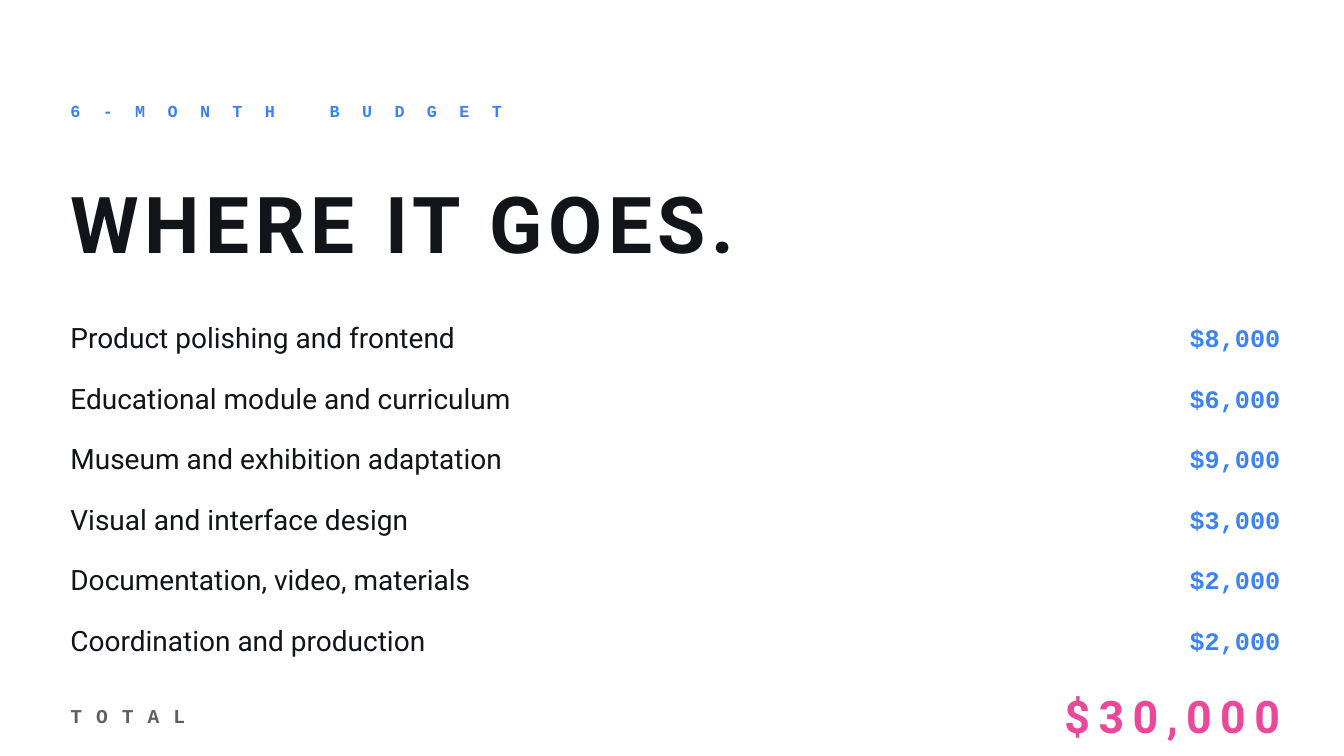
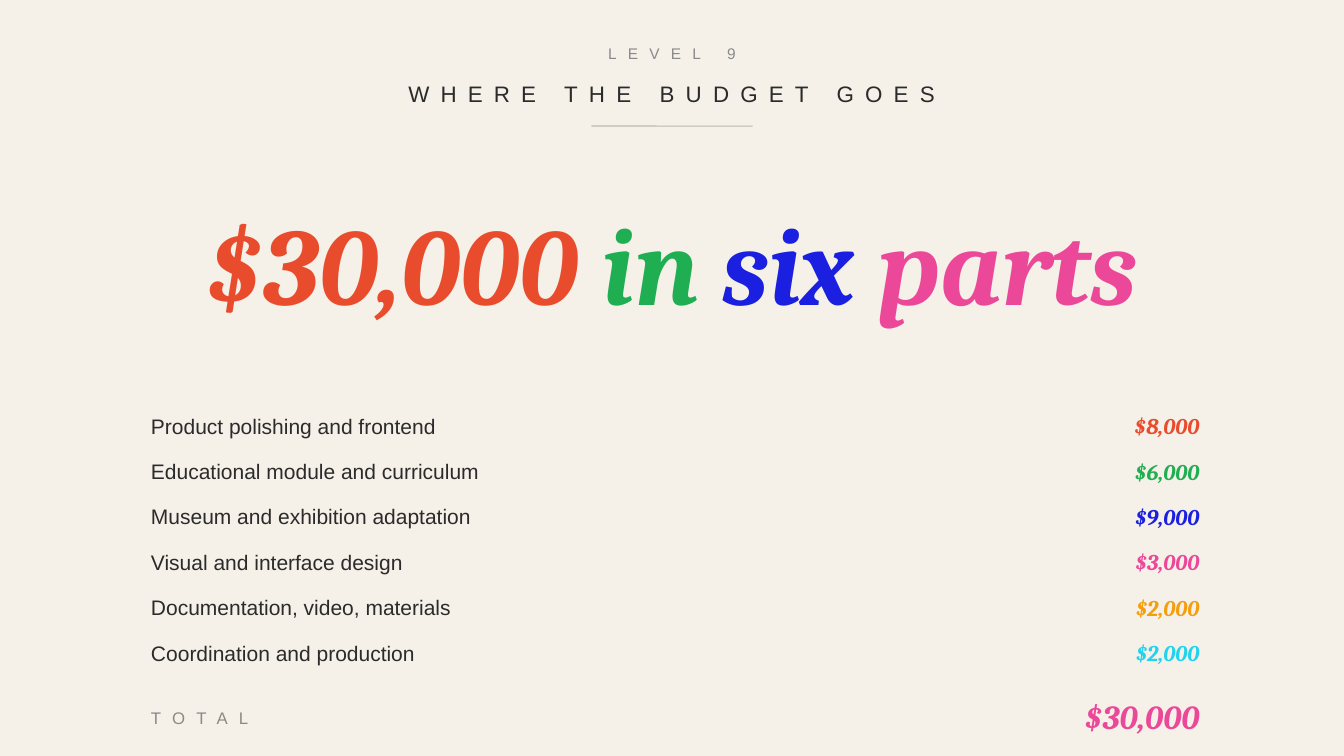
Before and after one commit to timateus/aral3d, a slide deck: slide 10 of public/aral3d-presentation.pptx. Drawn at 1344x756 pixels with LibreOffice and Linux fonts; fonts in the diff are those of the drawing. Boxes give left, top, right and bottom in pixels: in the first picture for what was removed or moved away, otherwise in the second. Text is boxed around its words. In the diff, an @@ line names an element or a change of style, - is before the commit and + after.

```diff
--- a/public/aral3d-presentation.pptx
+++ b/public/aral3d-presentation.pptx
@@ background #FFFFFF to #F5F0E8 @@
@@ text at (727,48,736,59): text changed; size 12 to 11 pt; font Courier New to Arial; text colour #3B82F6 to #8A8A8A; bold off @@
-6-MONTH BUDGET
+LEVEL 9
@@ line added from (592, 126) to (753, 126), #BFB9AE 0.75 pt @@
@@ text at (70,196,735,254): text changed; size 56 to 16 pt; font Roboto to Arial; text colour #111418 to #2B2B2B; bold off @@
-WHERE IT GOES.
+WHERE THE BUDGET GOES
@@ text at (207,223,1137,329): text changed; size 18 to 78 pt; font Courier New to Cambria; text colour #3B82F6 to #E84C2C; italic on @@
-$8,000
+$30,000 in six parts
@@ size 20 to 15 pt, font Roboto to Arial, text colour #111418 to #2B2B2B in 6 elements at (151,645,415,665), (151,599,451,618), (151,554,403,574), (151,508,471,529), (151,463,479,479), (151,418,435,438) @@
@@ text "Product polishing and frontend": place and size @@
-text "Product polishing and frontend" at (70,326,455,354)
+text "Product polishing and frontend" at (151,418,435,438)
@@ text at (1135,417,1200,437): text changed; size 18 to 16 pt; font Courier New to Cambria; text colour #3B82F6 to #E84C2C; italic on @@
-$6,000
+$8,000
@@ text "Educational module and curriculum": place and size @@
-text "Educational module and curriculum" at (70,388,511,410)
+text "Educational module and curriculum" at (151,463,479,479)
@@ text at (1135,463,1199,483): text changed; size 18 to 16 pt; font Courier New to Cambria; text colour #3B82F6 to #1FAE52; italic on @@
-$9,000
+$6,000
@@ text "Museum and exhibition adaptation": place and size @@
-text "Museum and exhibition adaptation" at (70,448,502,475)
+text "Museum and exhibition adaptation" at (151,508,471,529)
@@ text at (1135,508,1199,528): text changed; size 18 to 16 pt; font Courier New to Cambria; text colour #3B82F6 to #1A1FE0; italic on @@
-$3,000
+$9,000
@@ text "Visual and interface design": place and size @@
-text "Visual and interface design" at (70,508,408,536)
+text "Visual and interface design" at (151,554,403,574)
@@ text at (1136,553,1200,573): text changed; size 18 to 16 pt; font Courier New to Cambria; text colour #3B82F6 to #EC4899; italic on @@
-$2,000
+$3,000
@@ text "Documentation, video, materials": place and size @@
-text "Documentation, video, materials" at (70,569,471,594)
+text "Documentation, video, materials" at (151,599,451,618)
@@ text "$2,000": place and size @@
-text "$2,000" at (1190,631,1281,655)
+text "$2,000" at (1136,599,1200,619)
@@ text "$2,000" at (1136,599,1200,619): size 18 to 16 pt, font Courier New to Cambria, text colour #3B82F6 to #F59E0B, italic on @@
@@ text "Coordination and production": place and size @@
-text "Coordination and production" at (70,630,425,657)
+text "Coordination and production" at (151,645,415,665)
@@ text added at (1136,644,1200,664), 16 pt, text #22D3EE, bold, italic @@
+$2,000
@@ text "TOTAL": place and size @@
-text "TOTAL" at (60,691,968,741)
+text "TOTAL" at (141,696,948,741)
@@ text "TOTAL" at (141,696,948,741): size 14 to 12 pt, font Courier New to Arial, text colour #5B6068 to #8A8A8A, letter spacing 10 to 8 pt, bold off @@
@@ text "$30,000": place and size @@
-text "$30,000" at (1064,696,1280,741)
+text "$30,000" at (1085,704,1199,734)
@@ text "$30,000" at (1085,704,1199,734): size 32 to 24 pt, font Roboto to Cambria, letter spacing 6 to 0 pt, italic on @@
```
Also in this commit, not shown: 11 other slides changed, 3 slides added, 3 slides removed.
